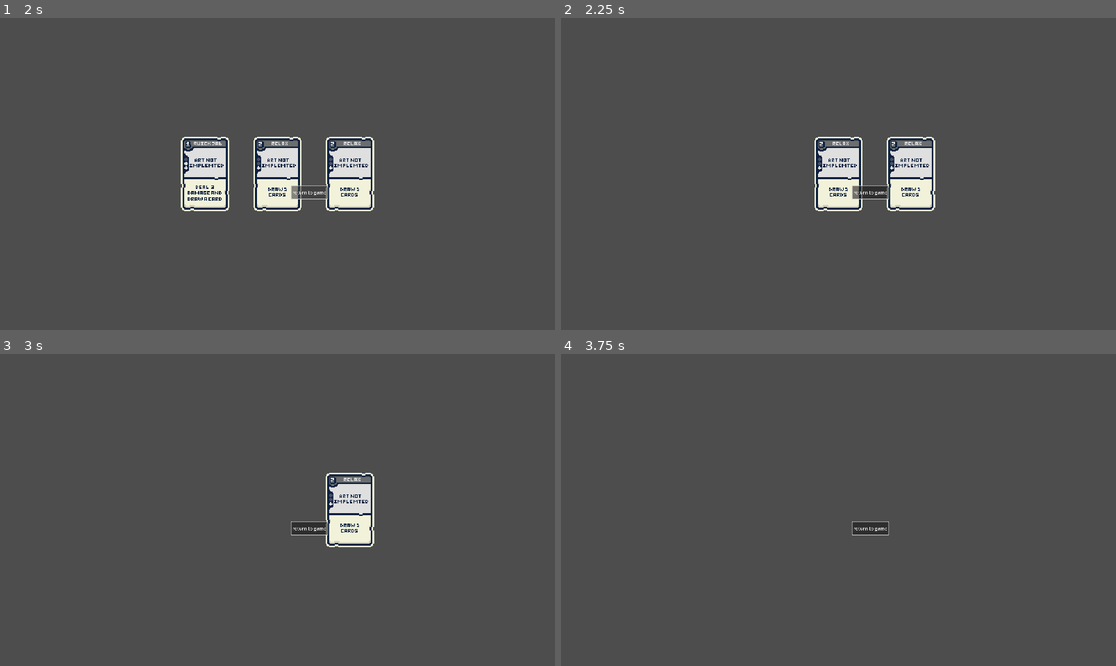
Above: before the commit, frames 1-4 (two rows, left to right).
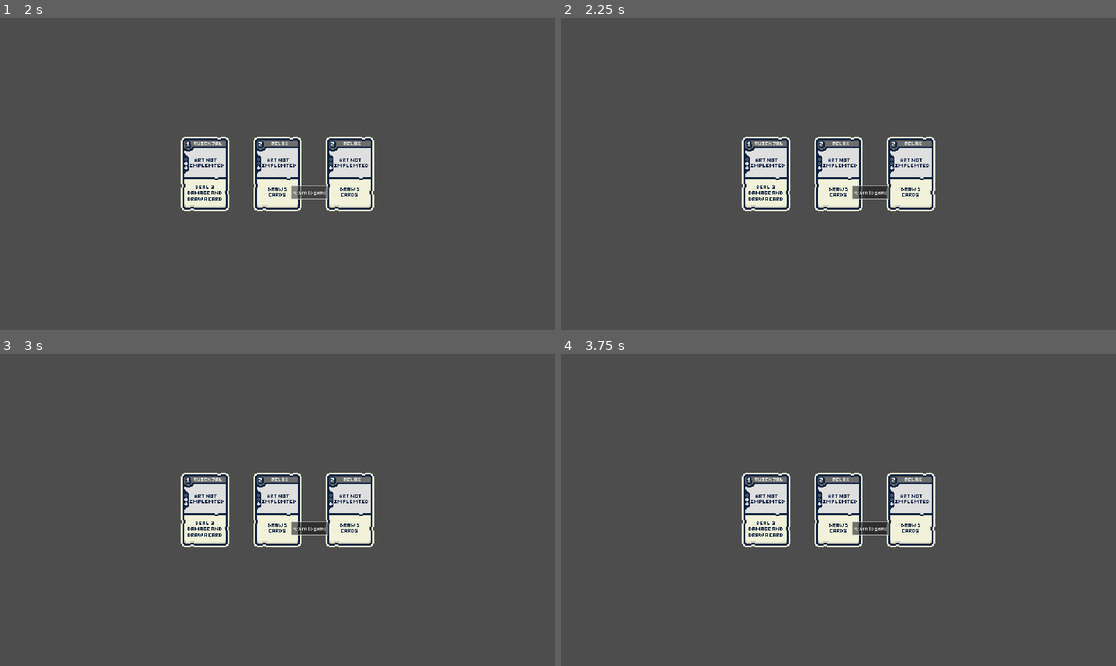
Above: after the commit, the same moments.

Repository: Fredeblok0912/Card_game
Game: Godot game, scene res://menu.tscn
The game is run twice, just before and just after one commit, with the same random seed, the same clock (stepped at 60 frames per second) and the same inputs.
Inputs (mouse positions are in pixels of both pictures, inside the frame that each line leads up to):
- Up to frame 1 (2 s): click "SHOP" at 0.5 s; click "return to game" at 1.25 s
- Up to frame 2 (2.25 s): move the mouse to (766, 174) at 2.02 s; hold Up (ui_up) from 2.03 s (still down); click (766, 174) at 2.17 s
- Up to frame 3 (3 s): move the mouse to (277, 510) at 2.77 s; release Up (ui_up) at 2.78 s; hold Down (ui_down) from 2.78 s (still down); click (277, 510) at 2.92 s
- Up to frame 4 (3.75 s): move the mouse to (910, 510) at 3.52 s; release Down (ui_down) at 3.53 s; hold Up (ui_up) from 3.53 s (still down); click (910, 510) at 3.67 s

Frame 1 is identical in both runs. In frame 2, 2.0% of the frame differs, in the area x 32-42%, y 38-62%; in frame 3, 4.1%; in frame 4, 6.1%, in the area x 32-68%, y 38-62%.

Commit message:
Added money check

Diff:
--- a/shop.gd
+++ b/shop.gd
@@ -78,7 +78,7 @@
 
 
 		card.input_event.connect(func(_viewport, event, _shape_idx):
-			if event is InputEventMouseButton and event.pressed and event.button_index == MOUSE_BUTTON_LEFT:
+			if event is InputEventMouseButton and event.pressed and event.button_index == MOUSE_BUTTON_LEFT and player.money > Cardlist.card_database[card_id].get("cost"):
 				print("Bought: ", card_id)
 				buy_cards(card_id, Cardlist.card_database[card_id].get("cost"))
 				card.queue_free()
